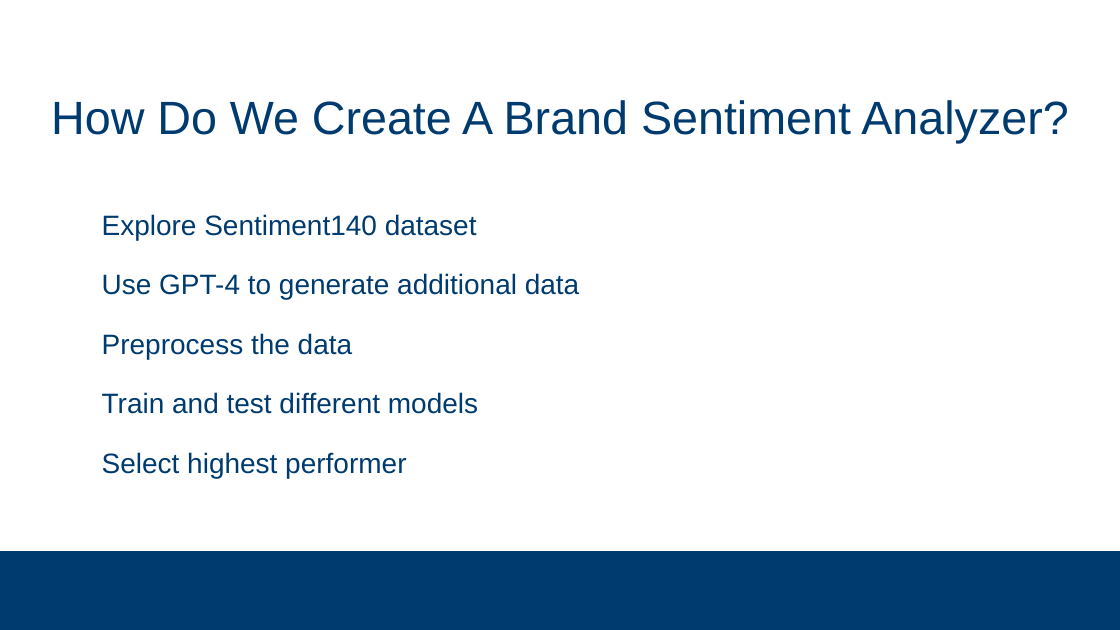
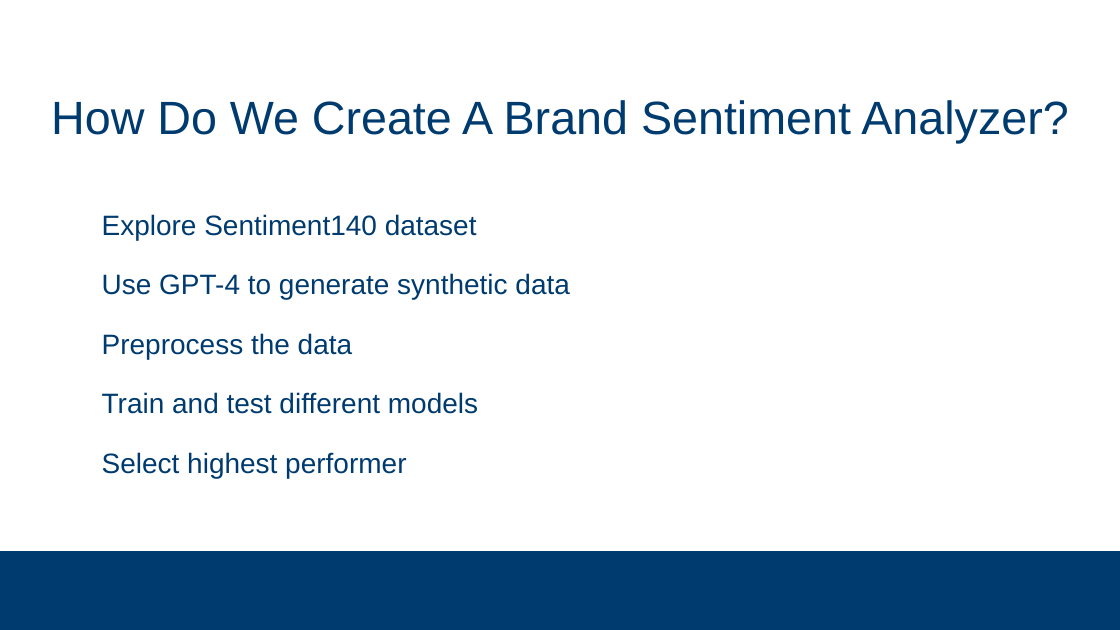
Before and after one commit to subsystem3/project, a slide deck: slide 7 of Final-Project-Team-2.pptx. Drawn at 1120x630 pixels with LibreOffice and Linux fonts; fonts in the diff are those of the drawing; background and template pictures are left out. Boxes give left, top, right and bottom in pixels: in the first picture for what was removed or moved away, otherwise in the second. Text is boxed around its words. In the diff, an @@ line names an element or a change of style, - is before the commit and + after.

```diff
--- a/Final-Project-Team-2.pptx
+++ b/Final-Project-Team-2.pptx
@@ text at (x1=102, y1=273, x2=569, y2=299): text changed @@
-Use GPT-4 to generate additional data
+Use GPT-4 to generate synthetic data
```
Also in this commit, not shown: 10 other slides changed, 14 slides added, 9 slides removed.
